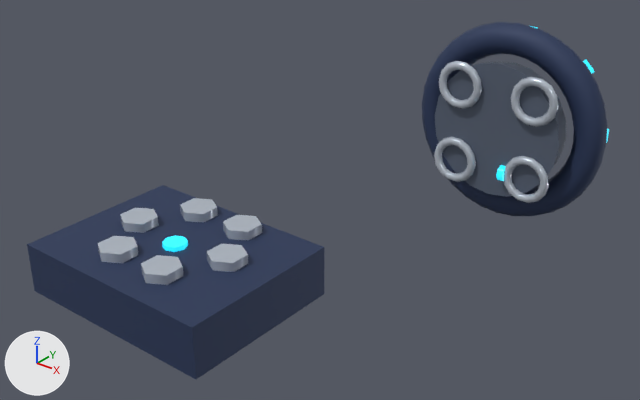
Two versions of the glTF model game/assets/structures/tower_skywatch_damage_s4.glb, one commit apart.
Before and after are seen from a 50 mm camera at (1.32, -1.121, 2.983) aimed at (-0.115, 0.672, 1.871). The axes (+X, +Y, +Z) are drawn at lower left. The lights are the same throughout. The first picture is the older version. Where no turn or scale is listed for an object, it has been applied to the vertices. Vertices at exactly the same position are counted once.

Names of what the first picture shows: 'skywatch_armour_bolts_0', 'skywatch_armour_bolts_1', 'skywatch_armour_bolts_2', 'skywatch_armour_bolts_3', 'skywatch_armour_bolts_4', 'skywatch_armour_bolts_5', 'skywatch_crown0', 'skywatch_crown1', 'skywatch_crown2', 'skywatch_crown3', 'skywatch_fuse_collar', 'skywatch_fuse_ring', 'skywatch_housing_armour', 'skywatch_up_damage_l3_stud' and 2 more.
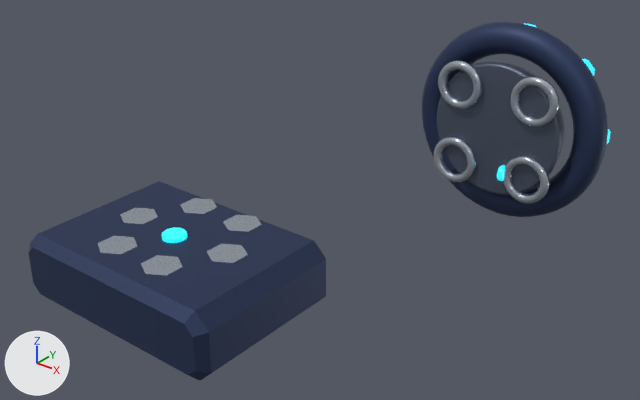
Boxes [x1, y1, x2, y2] around the edits, measured in the pictures (640 x 400 px):
'skywatch_housing_armour', reshaped: before [27, 185, 324, 379]; after [29, 181, 326, 381]
'skywatch_crown1', surface changed (darker): [511, 76, 558, 127] in both
'skywatch_crown0', surface changed (darker): [504, 156, 549, 203] in both
'skywatch_crown3', surface changed (darker): [439, 61, 482, 109] in both
'skywatch_armour_bolts_4', surface changed: [141, 255, 183, 276] in both
'skywatch_crown2', surface changed (darker): [434, 136, 476, 182] in both
'skywatch_armour_bolts_3', surface changed (darker): [207, 244, 248, 263] in both
'skywatch_armour_bolts_5', surface changed (darker): [98, 236, 137, 254] in both
'skywatch_armour_bolts_2', surface changed (darker): [223, 215, 262, 232] in both
'skywatch_armour_bolts_0', surface changed (darker): [120, 208, 158, 224] in both
'skywatch_armour_bolts_1', surface changed (darker): [180, 198, 217, 214] in both
'skywatch_up_damage_l3_stud', moved: before [162, 235, 188, 252]; after [161, 227, 188, 243]

The change, as a list of edits to the scene's bpy script:
```text
Change mat_chrome:
    mat_chrome.metallic: 0.4 -> 0.95
Change me_mesh_5:
    used by ob_skywatch_housing_armour; location = (0.0, 0.02, 1.98)
    remove me_mesh_5.from_pydata(...)  # 8 vertices, 12 faces; spans x -0.26..0.26, y -0.2..0.2, z -0.06..0.06
    add me_mesh_5.from_pydata(...)  # 32 vertices, 60 faces; spans x -0.282..0.282, y -0.2..0.2, z -0.082..0.082
    me_mesh_5 part 1: the whole mesh is rebuilt
Change ob_skywatch_up_damage_l3_stud:
    ob_skywatch_up_damage_l3_stud.location: (0.0, 0.02, 2.04) -> (0.0, 0.02, 2.062)
```
